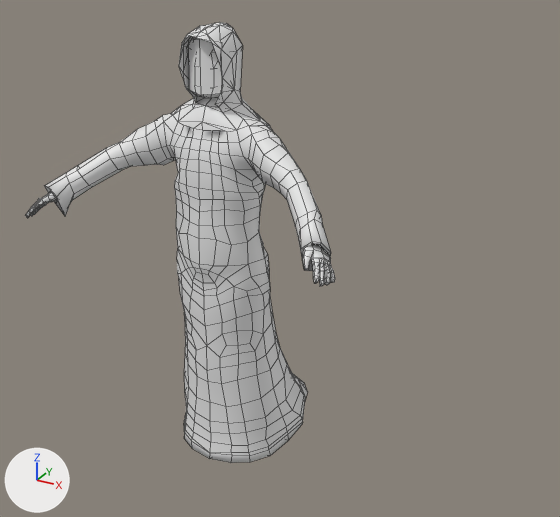
The Blender file polimi.vpd.eidolon/Assets/Daniele/modelli/man.blend, before and after one commit.
Both versions are drawn from a 50 mm lens placed at (2.09, -3.32, 2.83), pointed at (0.16, 0.18, 1.08). The lights are fixed; the arrows at lower left show +X, +Y and +Z. Mesh edges are drawn as thin lines.

The first picture shows 'drunk-highpoly'.
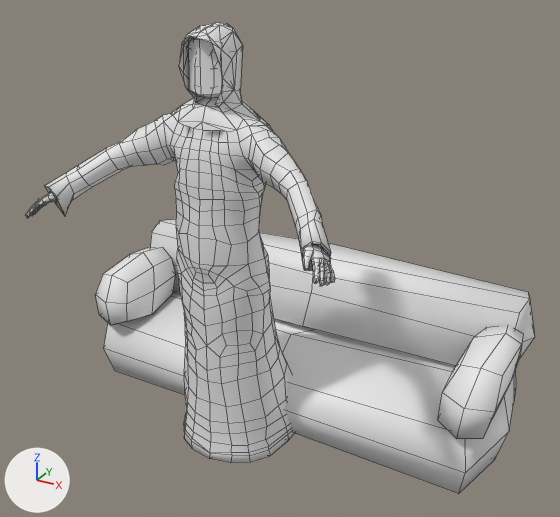
Commit message: added in some action for Peter (to fit in level1)

Patch to the scene script:
```diff
--- a/polimi.vpd.eidolon/Assets/Daniele/modelli/man.blend.py
+++ b/polimi.vpd.eidolon/Assets/Daniele/modelli/man.blend.py
@@ me_cube_111 @@
+me_cube_111.from_pydata(...)  # 106 vertices, 100 faces; spans x -1.09..0.68, y -0.43..0.24, z -0.19..0.47
+me_cube_111.polygons.foreach_set('use_smooth', [True] * 100)
@@ ob_couch @@
+ob_couch = bpy.data.objects.new('couch', me_cube_111)
+ob_couch.location = (0.423, 0.666, 0.161)
+ob_couch.scale = (1.57, 1.57, 1.57)
```

Changed parts and their boxes (x1, y1, x2, y2) in the pictures (560 x 517 px):
'couch', added
    after: (95, 219, 534, 493)
